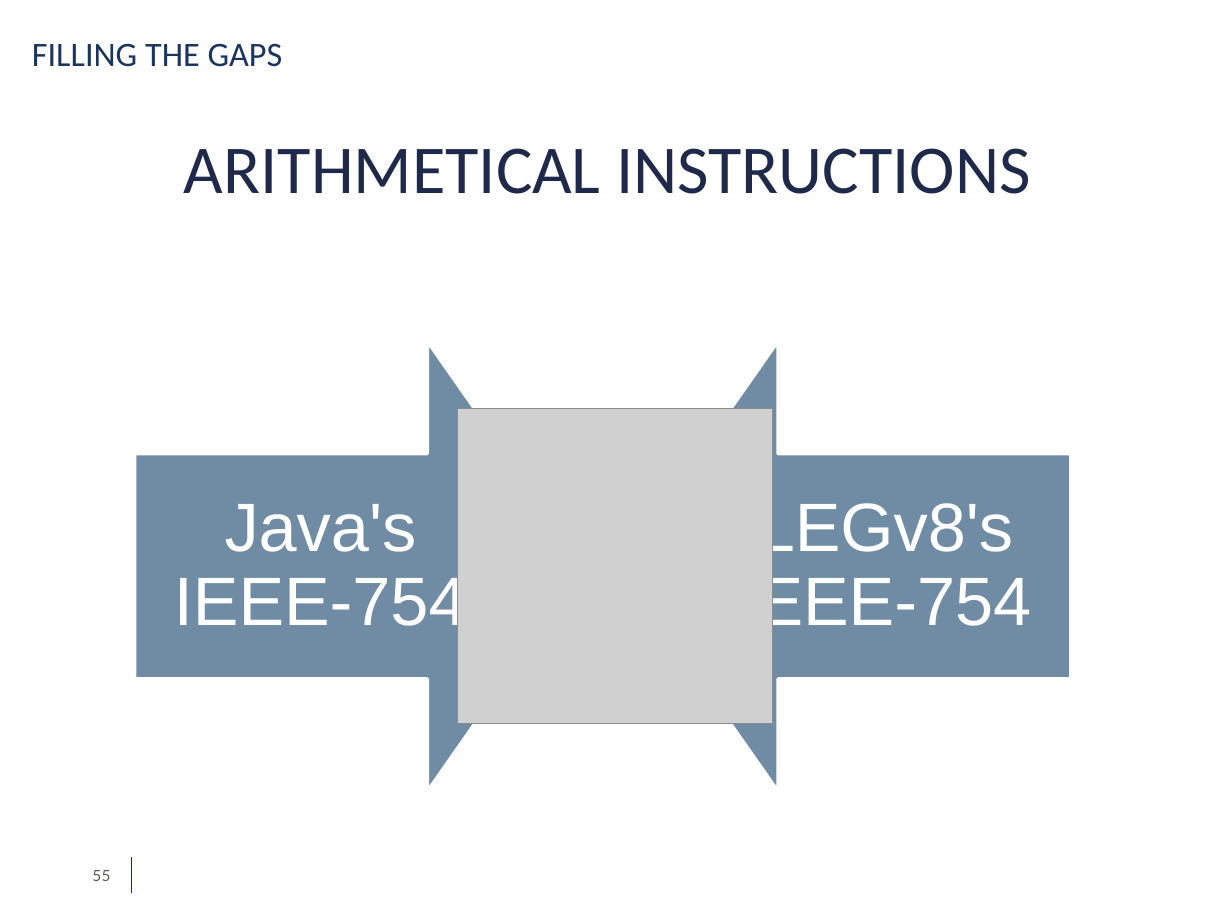
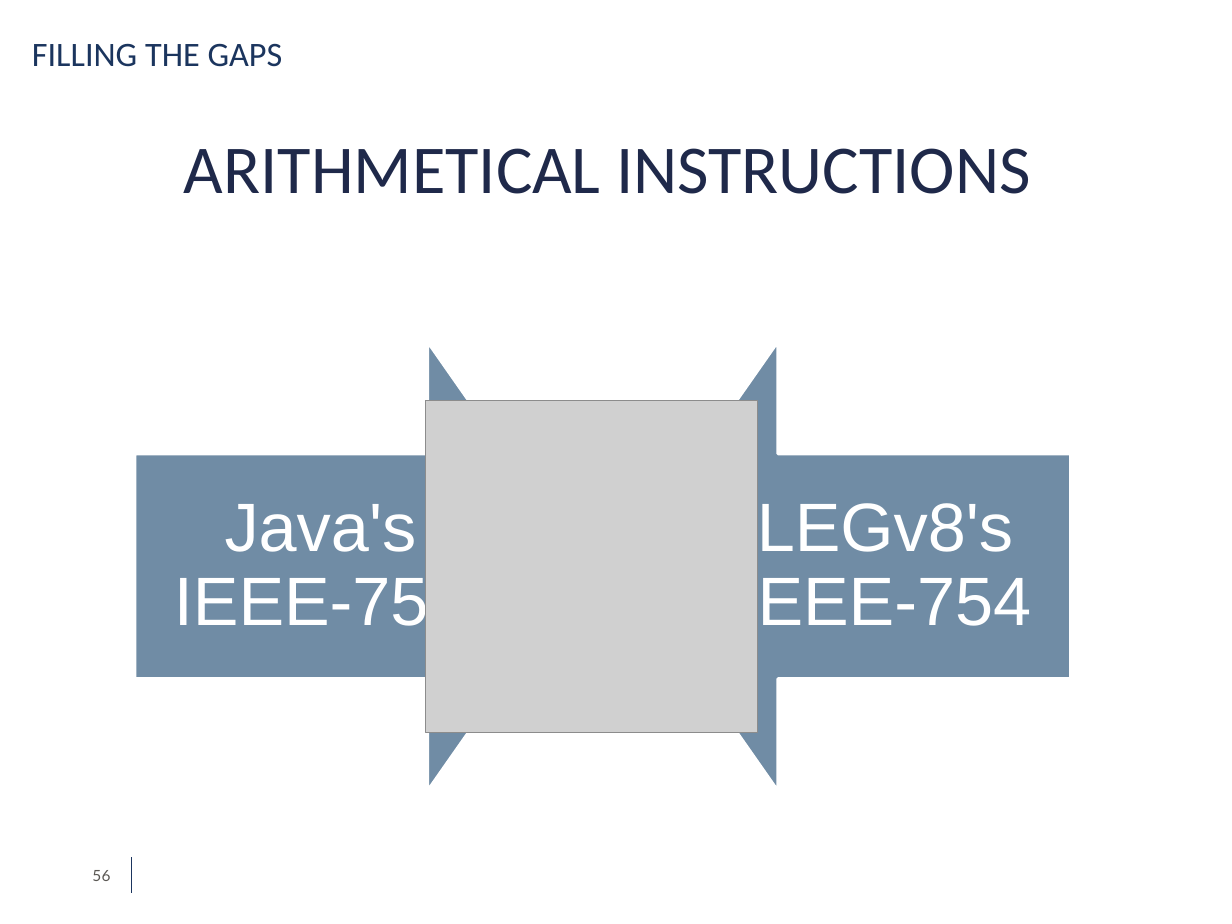
Before and after one commit to simdeistud/bachelors-thesis, a slide deck: slide 56 of SlidesDeiana4_3 -ABRIDGED.pptx (slide 55 before the commit). Drawn at 1232x924 pixels with LibreOffice and Linux fonts; fonts in the diff are those of the drawing; grey boxes stand for pictures; background and template pictures are left out. Boxes give left, top, right and bottom in pixels: in the first picture for what was removed or moved away, otherwise in the second. Text is boxed around its words. In the diff, an @@ line names an element or a change of style, - is before the commit and + after.

```diff
--- a/SlidesDeiana4_3 -ABRIDGED.pptx
+++ b/SlidesDeiana4_3 -ABRIDGED.pptx
@@ picture: place and size @@
-picture at [458,409,774,724]
+picture at [425,400,756,732]
@@ page number at [92,870,110,881]: text changed @@
-55
+56
```
Also in this commit, not shown: 1 other slide changed, 1 slide added, 1 other file.
